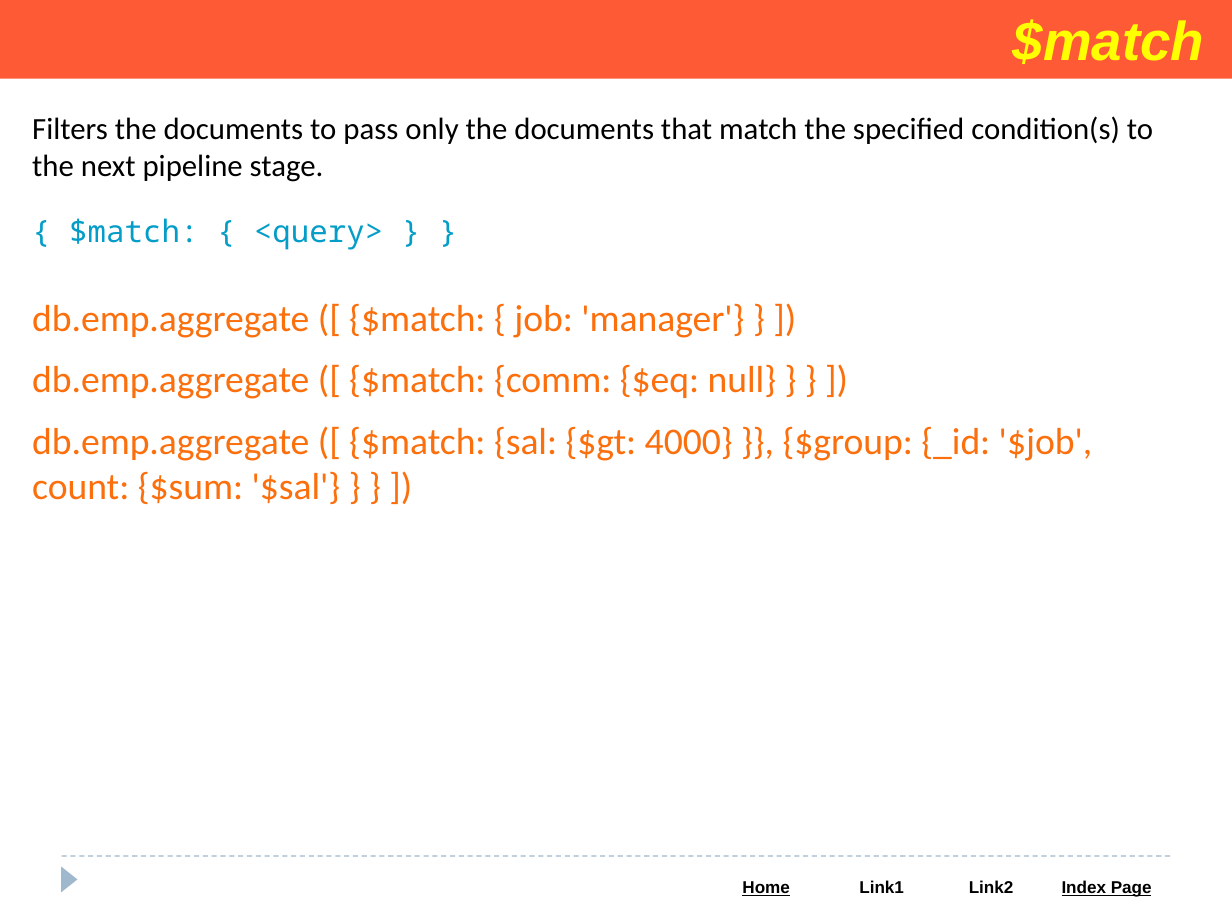
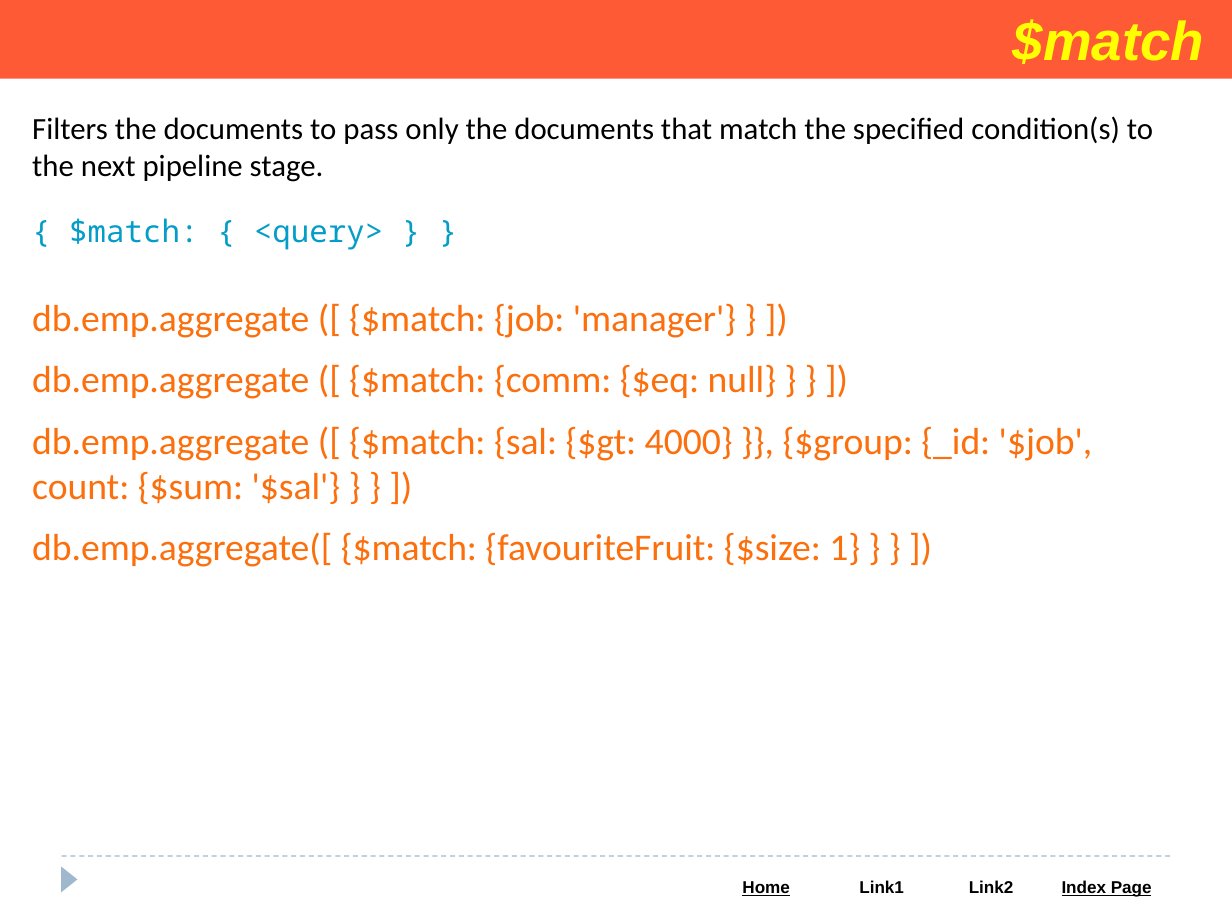
Before and after one commit to Saleel-Bagde/PPT-s, a slide deck: slide 96 of MongoDB PPT.pptx. Drawn at 1232x924 pixels with LibreOffice and Linux fonts; fonts in the diff are those of the drawing. Boxes give left, top, right and bottom in pixels: in the first picture for what was removed or moved away, otherwise in the second. Text is boxed around its words. In the diff, an @@ line names an element or a change of style, - is before the commit and + after.

```diff
--- a/MongoDB PPT.pptx
+++ b/MongoDB PPT.pptx
@@ text at [32, 303, 736, 338]: spaces changed @@
-db.emp.aggregate ([ {$match: { job: 'manager'} } ])
+db.emp.aggregate ([ {$match: {job: 'manager'} } ])
@@ text at [32, 532, 860, 567]: paragraph added @@
+db.emp.aggregate([ {$match: {favouriteFruit: {$size: 1} } } ])
```
Also in this commit, not shown: 6 other slides changed, 1 slide added, 1 slide removed.
